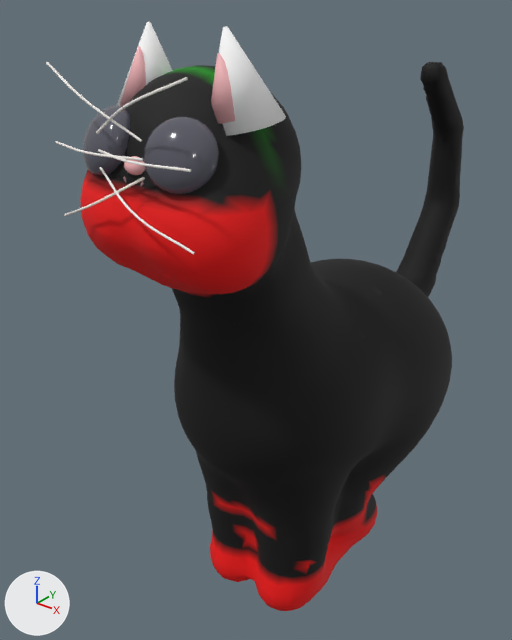
What one commit did to the glTF model client/public/assets/models/boop-cat.glb.
Rendered twice from a 50 mm lens placed at (0.894, -1.349, 1.499), pointed at (-0.146, -0.048, 0.693). Lighting does not change. The marker at lower left points along +X, +Y and +Z. The older version comes first. Vertices at exactly the same position are counted once.

The first picture shows 'Cat'.
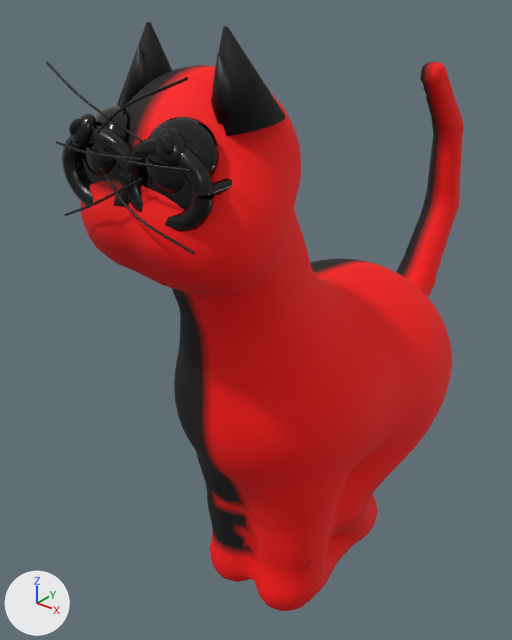
Pixel boxes [x1, y1, x2, y2] of what changed, in the pictures (512 x 640 px):
part 1 of me_mesh, added: after [79, 153, 120, 186]
part 2 of me_mesh, added: after [155, 127, 186, 167]
part 3 of me_mesh, added: after [72, 114, 97, 147]
part 4 of me_mesh, added: after [160, 134, 174, 155]
part 5 of me_mesh, added: after [69, 118, 81, 136]
part 6 of me_mesh, added (mostly hidden): after [204, 178, 233, 199]
part 7 of me_mesh, added: after [119, 170, 133, 187]
part 8 of me_mesh, built on: after [62, 125, 214, 232]
part 9 of me_mesh, recoloured (lighter): [46, 22, 464, 588] in both

What changed in the scene script:
```text
Add mat_glassesaccent:
    mat_glassesaccent = bpy.data.materials.new('GlassesAccent')
    # nodes: BsdfPrincipled, Mix, OutputMaterial, VertexColor
    # colours: blue #81a6d3, mixed with the vertex colours
Add mat_glasseslens:
    mat_glasseslens = bpy.data.materials.new('GlassesLens')
    # nodes: BsdfPrincipled, Mix, OutputMaterial, VertexColor
    # colours: dark blue #2c3548, mixed with the vertex colours
Change me_mesh:
    used by ob_cat; location = (0.0, 0.0, 0.0)
    remove me_mesh.from_pydata(...)  # 9802 vertices, 19427 faces; spans x -0.288..0.288, y -0.608..0.749, z -0.036..1.427
    add me_mesh.from_pydata(...)  # 14117 vertices, 27971 faces; spans x -0.288..0.288, y -0.608..0.749, z -0.036..1.427
    me_mesh part 1: a new loose piece, a UV sphere (24 segments, 16 rings, poles along z) spanning x -0.155..-0.004, y -0.564..-0.544, z 1.139..1.25, in mat_glasseslens
    me_mesh part 2: the loose piece of 362 vertices spanning x 0.106..0.118, y -0.545..-0.529, z 1.257..1.27 is copied, and the copy is multiplied about its middle by the matrix ((4.402, 0.54, -0.981), (0.54, 2.734, 1.228), (-0.981, 1.228, 4.664)), then moved by (-0.008, -0.033, -0.002), in mat_iris_001; it spans x 0.078..0.129, y -0.591..-0.551, z 1.234..1.29
    me_mesh part 3: the loose piece of 362 vertices spanning x -0.122..-0.102, y -0.546..-0.527, z 1.254..1.274 is copied, and the copy is multiplied about its middle by the matrix ((2.499, -0.057, 0.401), (-0.057, 2.04, 0.369), (0.401, 0.369, 2.715)), then moved by (0.008, -0.033, -0.002), in mat_iris_001; it spans x -0.129..-0.078, y -0.59..-0.55, z 1.234..1.29
    me_mesh part 4: the loose piece of 362 vertices spanning x 0.106..0.118, y -0.545..-0.529, z 1.257..1.27 is copied, and the copy is multiplied about its middle by the matrix ((2.07, 0.056, -0.619), (0.056, 1.417, 0.51), (-0.619, 0.51, 2.446)), then moved by (-0.003, -0.045, 0.005), in mat_pupils_001; it spans x 0.096..0.121, y -0.593..-0.572, z 1.254..1.283
    me_mesh part 5: the loose piece of 362 vertices spanning x -0.122..-0.102, y -0.546..-0.527, z 1.254..1.274 is copied, and the copy is multiplied about its middle by the matrix ((1.187, 0.113, 0.255), (0.113, 1.108, 0.094), (0.255, 0.094, 1.442)), then moved by (0.003, -0.045, 0.005), in mat_pupils_001; it spans x -0.12..-0.096, y -0.593..-0.572, z 1.254..1.284
    me_mesh part 6: a new loose piece of 200 vertices spanning x 0.143..0.167, y -0.554..-0.351, z 1.179..1.209, in mat_glassesaccent
    me_mesh part 7: a new loose piece of 104 vertices spanning x -0.015..0.015, y -0.579..-0.544, z 1.179..1.214, in mat_glassesaccent
    me_mesh part 8: 2 vertices moved within x -0.107..-0.106, y -0.56..-0.532, z 1.232..1.259; 1447 vertices removed from x -0.128..0.128, y -0.566..-0.507, z 1.205..1.279; 3448 vertices added at x -0.177..0.176, y -0.578..-0.543, z 1.118..1.272
    me_mesh part 9: 12497 kept faces spanning x -0.195..0.288, y -0.608..0.749, z 0.006..1.427 get new vertex colours
    other edits to the shape of me_mesh do not show in these pictures
    add me_mesh.materials.append(mat_glasseslens)
    add me_mesh.materials.append(mat_glassesaccent)
```
